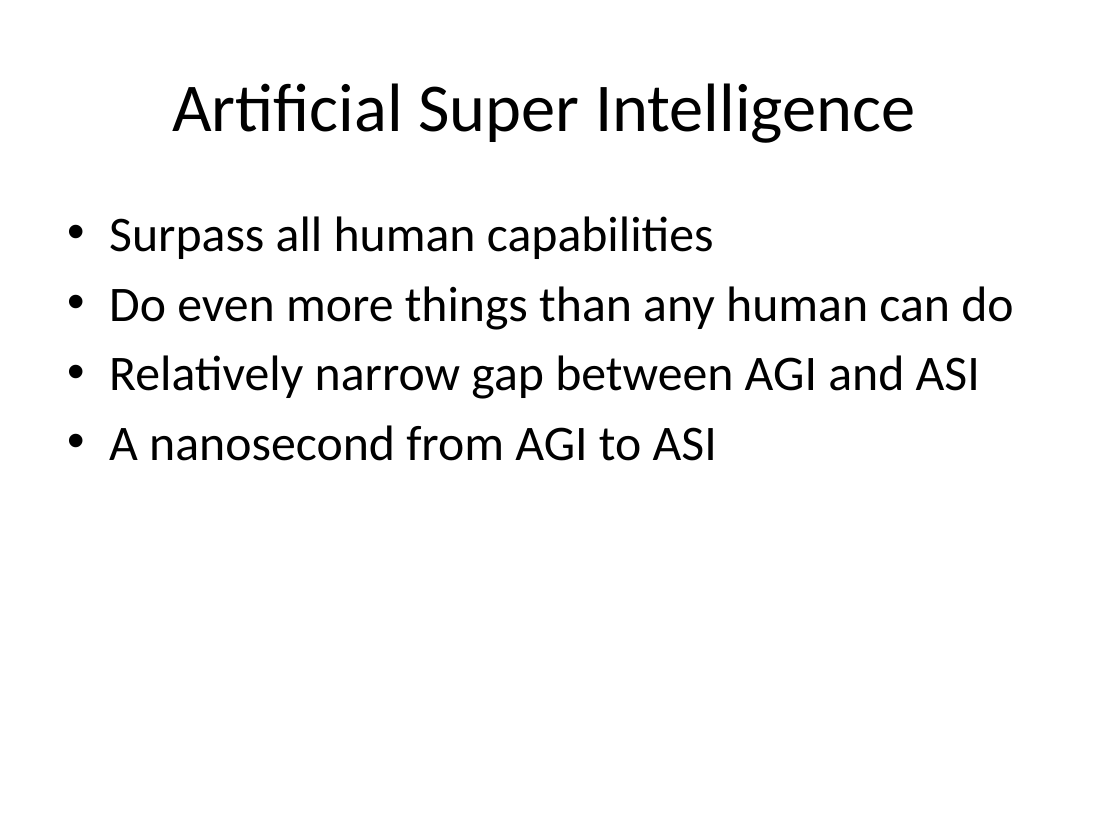
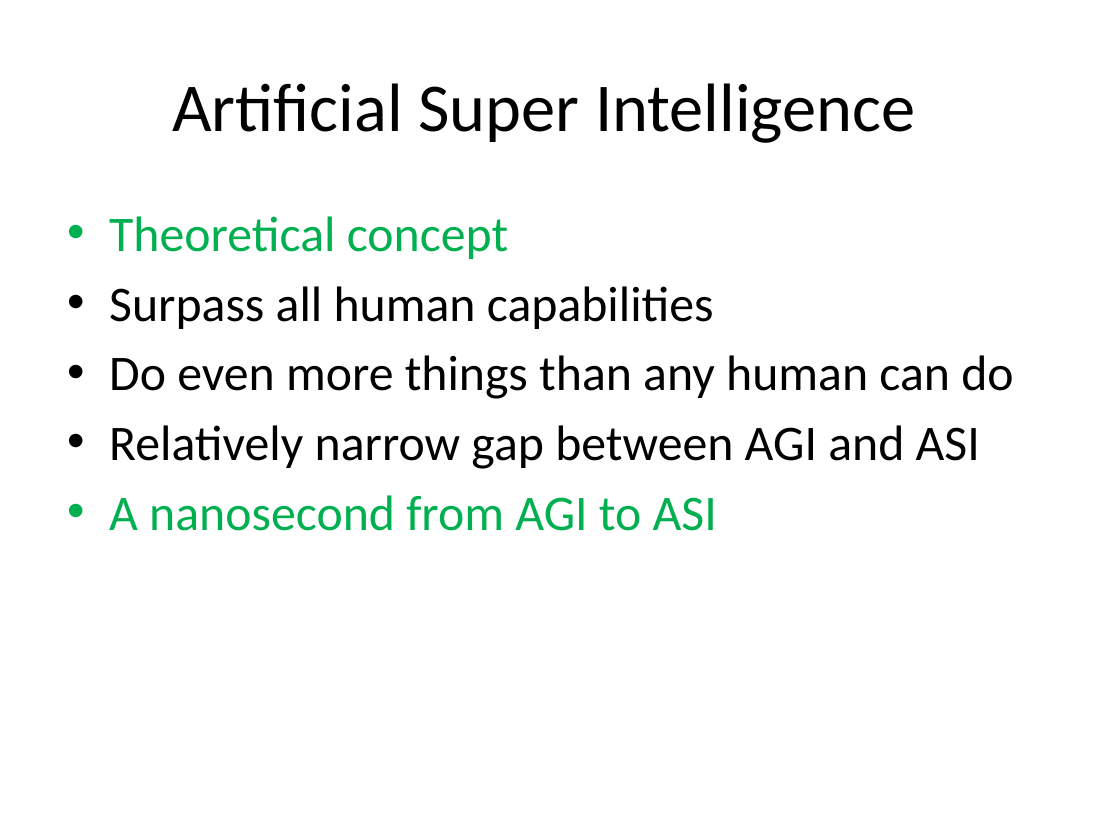
Before and after one commit to look4pritam/ArtificialIntelligence, a slide deck: slide 8 of presentations/AI/ArtificialIntelligence.pptx (slide 7 before the commit). Drawn at 1120x840 pixels with LibreOffice and Linux fonts; fonts in the diff are those of the drawing. Boxes give left, top, right and bottom in pixels: in the first picture for what was removed or moved away, otherwise in the second. Text is boxed around its words. In the diff, an @@ line names an element or a change of style, - is before the commit and + after.

```diff
--- a/presentations/AI/ArtificialIntelligence.pptx
+++ b/presentations/AI/ArtificialIntelligence.pptx
@@ text at (109, 216, 508, 259): paragraph added @@
+• Theoretical concept
@@ text at (109, 495, 717, 531): text colour #000000 to #00B050 in "A nanosecond from AGI to ASI" @@
```
Also in this commit, not shown: 8 other slides changed, 20 slides added.
